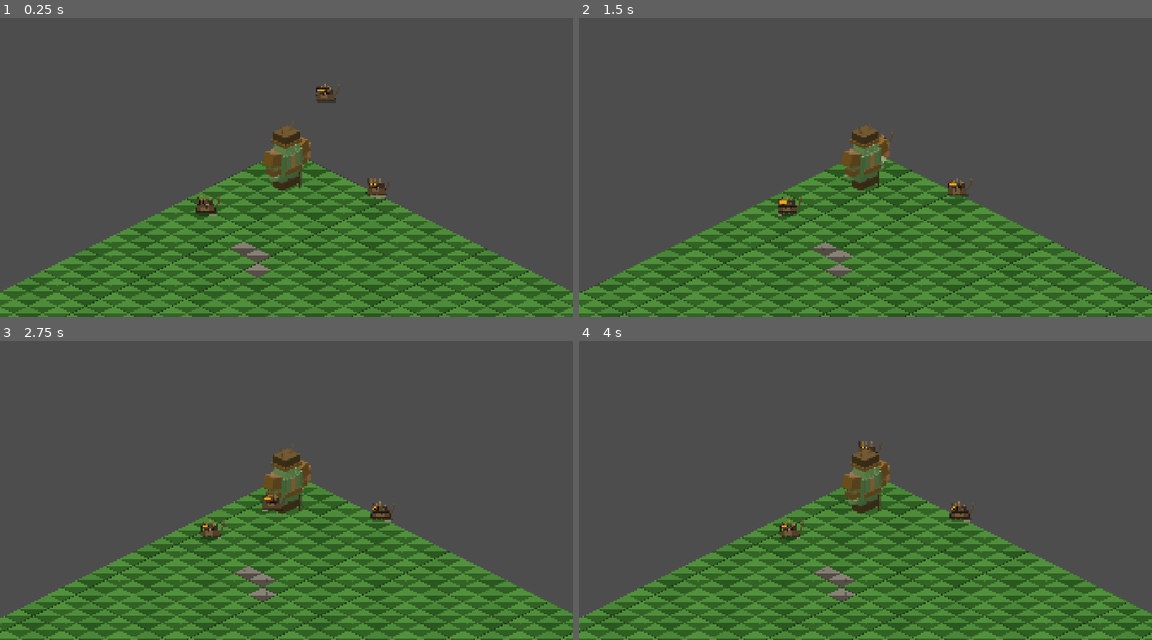
Above: before the commit, frames 1-4 (two rows, left to right).
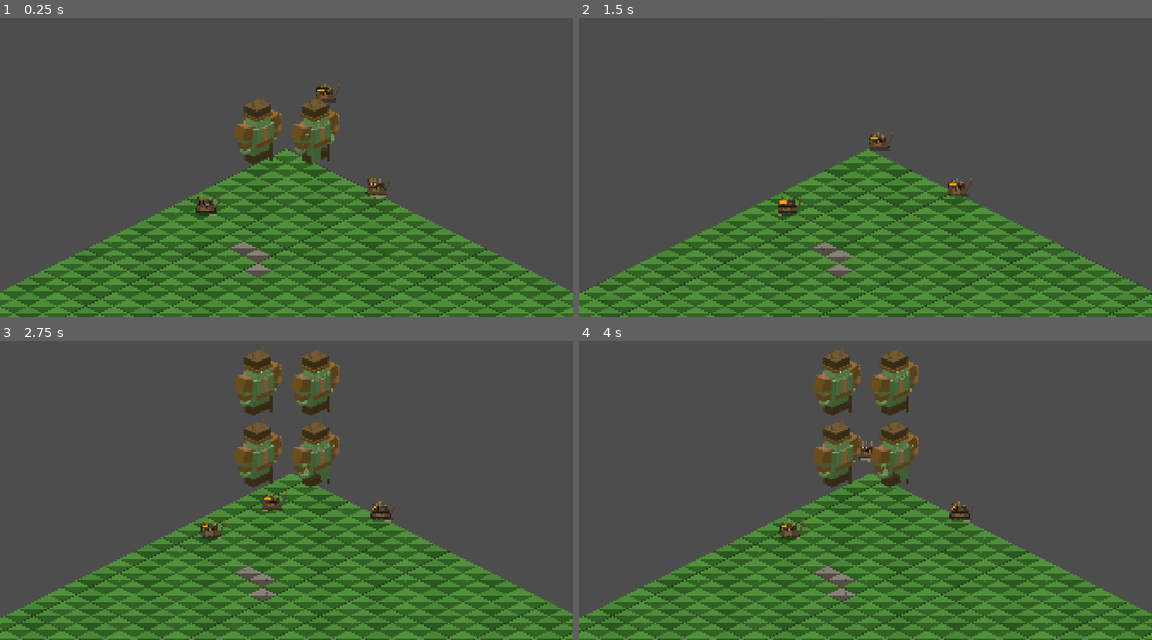
Above: after the commit, the same moments.

Repository: jonvmnielsen/the-waking-world
Game: Godot game, scene res://scenes/world/maps/ashfield.tscn
Two runs of this game, one before a commit and one after it. Both use one fixed random seed, a clock stepped at 60 frames per second and the inputs below.
Inputs (mouse positions are in pixels of both pictures, inside the frame that each line leads up to):
- Up to frame 1 (0.25 s): no input
- Up to frame 2 (1.5 s): move the mouse to (991, 140) at 0.52 s; click (991, 140) at 0.67 s; move the mouse to (750, 173) at 1.27 s; click (750, 173) at 1.42 s
- Up to frame 3 (2.75 s): move the mouse to (343, 406) at 2.02 s; click (343, 406) at 2.17 s
- Up to frame 4 (4 s): move the mouse to (836, 544) at 2.77 s; click (836, 544) at 2.92 s; move the mouse to (1037, 526) at 3.52 s; click (1037, 526) at 3.67 s

The runs differ from the first frame. In frame 1, 3.0% of the frame differs, in the area x 40-60%, y 25-59%; in frame 2, 1.1%; in frame 3, 5.2%; in frame 4, 5.3%, in the area x 40-60%, y 2-59%.

Commit message:
fix+feat: Deaktiver Visuelt øjeblikkeligt + 256×320 sprites + WC3-model
Visuelt-fix:
- hero_sprite_controller sætter visible=false + set_process(false) FØR
  queue_free() — forhindrer orc_visuelt._draw() selv på første frame,
  selv hvis Godot bruger en cachet scene-version med Visuelt-noden

Render-kvalitet (128×160 → 256×320):
- FRAME_W/H opdateret i pipeline, spritesheet-assembler og sprite-controller
- SPRITE_OFFSET justeret til Vector2(-128, -300) — fødder stadig på (0,0)
- ORTHO_SCALE 1.60 → 1.75 for plads til større våben

Blender model — mere karikeret WC3-stil:
- Krop: bredere (0.29→0.34), mere massiv overkrop
- Skuldre: meget større epauletter (0.16→0.20) + dobbelte skulder-spikes
- Hoved: større (0.22→0.27), store glødende øjne, større stødtænder (0.04→0.06)
- Hjelm: større horn (0.05→0.07 radius, 0.20→0.28 længde)
- Øksevåben: massivt øksehoved (0.20→0.30 × 0.22→0.36), longer skaft,
  skærende orange blade stikker markant ud, spids på toppen

Co-Authored-By: Claude Sonnet 4.6 <noreply@anthropic.com>

Diff:
--- a/scripts/core/hero_sprite_controller.gd
+++ b/scripts/core/hero_sprite_controller.gd
@@ -1,15 +1,33 @@
-# Styrer hero AnimatedSprite2D — animation, retning og sprite-indlæsning
-# Fallback: aktiverer orc_visuelt.gd hvis sprites ikke er importeret endnu
+# Styrer AnimatedSprite2D for hero — animation, retning, sprite-indlæsning
+# Ingen dynamisk fallback — procedural grafik (orc_visuelt.gd) bruges IKKE her
 extends AnimatedSprite2D
 
-const SPRITE_PATH := "res://assets/sprites/orc_warrior_spritesheet.png"
-const FRAME_W     := 128
-const FRAME_H     := 160
+const SPRITE_PATH    := "res://assets/sprites/orc_warrior_spritesheet.png"
+const FRAME_W        := 256
+const FRAME_H        := 320
 
-var _sprites_klar: bool   = false
-var _aktiv_anim: String   = ""
+# Fødder sidder ca. ved pixel y=300 i den 320px høje frame (20px bund-padding)
+# Med centered=false og dette offset: fødder lander ved scene (0,0)
+const SPRITE_OFFSET  := Vector2(-128.0, -300.0)
+
+var _sprites_klar: bool = false
+var _aktiv_anim:  String = ""
 
 func _ready() -> void:
+	# Grundlæggende sprite-indstillinger
+	centered = false
+	offset   = SPRITE_OFFSET
+
+	# Deaktiver øjeblikkeligt evt. Visuelt-node (procedural fallback fra ældre scene-version)
+	# visible=false stopper _draw() samme frame — queue_free() alene er udskudt
+	var par := get_parent()
+	if par.has_node("Visuelt"):
+		var v := par.get_node("Visuelt")
+		v.visible = false
+		v.set_process(false)
+		v.set_physics_process(false)
+		v.queue_free()
+
 	_forsøg_indlaes_sprites()
 
 # ---------------------------------------------------------------------------
@@ -17,27 +35,32 @@
 # ---------------------------------------------------------------------------
 func _forsøg_indlaes_sprites() -> void:
 	if not ResourceLoader.exists(SPRITE_PATH):
-		_aktiver_procedural_fallback()
+		push_warning("[HeroSprite] Sprite sheet ikke fundet: " + SPRITE_PATH)
+		push_warning("[HeroSprite] Kør: py tools/run_pipeline.py  (og genåbn Godot)")
+		visible = false
 		return
+
 	var tex := load(SPRITE_PATH) as Texture2D
 	if not tex:
-		_aktiver_procedural_fallback()
+		push_warning("[HeroSprite] Kunne ikke indlæse sprite sheet.")
+		visible = false
 		return
 
 	var sf := SpriteFrames.new()
-	_tilfoej(sf, tex, "idle",    4, 0,  8.0, false)
-	_tilfoej(sf, tex, "walk_s",  8, 1, 12.0, false)
-	_tilfoej(sf, tex, "walk_sw", 8, 2, 12.0, false)
-	_tilfoej(sf, tex, "walk_w",  8, 3, 12.0, false)
-	_tilfoej(sf, tex, "walk_nw", 8, 4, 12.0, false)
-	_tilfoej(sf, tex, "attack",  6, 5, 14.0, false)
-	sprite_frames  = sf
-	_sprites_klar  = true
+	_tilfoej(sf, tex, "idle",    4, 0,  8.0)
+	_tilfoej(sf, tex, "walk_s",  8, 1, 12.0)
+	_tilfoej(sf, tex, "walk_sw", 8, 2, 12.0)
+	_tilfoej(sf, tex, "walk_w",  8, 3, 12.0)
+	_tilfoej(sf, tex, "walk_nw", 8, 4, 12.0)
+	_tilfoej(sf, tex, "attack",  6, 5, 14.0)
+	sprite_frames = sf
+	visible       = true
+	_sprites_klar = true
 	_skift_anim("idle")
-	print("[HeroSprite] Sprites indlæst OK.")
+	print("[HeroSprite] OK — sprites indlæst fra " + SPRITE_PATH)
 
-func _tilfoej(sf: SpriteFrames, tex: Texture2D, navn: String,
-		antal: int, raekke: int, fps: float, _loop: bool) -> void:
+func _tilfoej(sf: SpriteFrames, tex: Texture2D,
+		navn: String, antal: int, raekke: int, fps: float) -> void:
 	sf.add_animation(navn)
 	sf.set_animation_speed(navn, fps)
 	sf.set_animation_loop(navn, true)
@@ -47,82 +70,53 @@
 		a.region = Rect2(i * FRAME_W, raekke * FRAME_H, FRAME_W, FRAME_H)
 		sf.add_frame(navn, a)
 
-func _aktiver_procedural_fallback() -> void:
-	var par := get_parent()
-	if par.has_node("Visuelt"):
-		return
-	var scr := load("res://scripts/utils/orc_visuelt.gd")
-	if not scr:
-		return
-	var node := Node2D.new()
-	node.set_script(scr)
-	node.name = "Visuelt"
-	par.add_child(node)
-	visible = false
-	print("[HeroSprite] Procedural fallback aktiv (kør Blender-pipeline for sprites).")
-
 # ---------------------------------------------------------------------------
-# Animations-opdatering — kaldes hvert frame fra hero_controller
+# Animations-opdatering — kaldes hvert frame fra hero_controller._process()
 # ---------------------------------------------------------------------------
 func opdater_animation(bevaeges: bool, angriber: bool, vel: Vector2) -> void:
+	if not _sprites_klar:
+		return
 	if angriber:
 		_skift_anim("attack")
 		return
-
 	if bevaeges and vel.length_squared() > 100.0:
-		var anim := _vel_til_anim(vel)
-		_skift_anim(anim)
+		_skift_anim(_vel_til_anim(vel))
 	else:
 		flip_h = false
 		_skift_anim("idle")
 
 # ---------------------------------------------------------------------------
-# Isometrisk retnings-mapping
+# Retnings-mapping: velocity → animations-navn + flip
 #
-# Kameraet sidder i SW (225°), ser mod NE.
-# Det betyder at verdensrummet mapper til skærmen sådan:
-#   Verden +Y (ned)  → skærm nedad-højre   → "S"  (mod viewer)
-#   Verden -X (v)    → skærm nedad-venstre → "SW"
-#   Verden -Y (op)   → skærm opad-venstre  → "W"
-#   Verden +X (h)    → skærm opad-højre    → "NW"
-#
-# De 4 modsatte retninger (N, SE, E, NE) spejles med flip_h = true.
+# Kamera sidder SW (225° azimut), ser mod NE.
+# Isometrisk mapping fra Godot-verdensretning til sprite-retning:
+#   Sektor (Godot-vinkel)    Visuelt    Sprite    flip_h
+#   0°  Højre (+X)           NE         walk_nw   true
+#   45° Ned-højre (+X+Y)     SE         walk_sw   true
+#   90° Ned (+Y)             S          walk_s    false
+#   135° Ned-venstre (-X+Y)  SW         walk_sw   false
+#   180° Venstre (-X)        W          walk_w    false
+#   225° Op-venstre (-X-Y)   NW         walk_nw   false
+#   270° Op (-Y)             N          walk_w    true
+#   315° Op-højre (+X-Y)     NE→W spejl walk_s    true
 # ---------------------------------------------------------------------------
 func _vel_til_anim(vel: Vector2) -> String:
-	# Vinkel 0° = højre (+X), 90° = ned (+Y), stiger med uret
 	var deg := fmod(rad_to_deg(vel.angle()) + 360.0, 360.0)
+	var sek := int((deg + 22.5) / 45.0) % 8
 	flip_h = false
-
-	# Del cirklen i 8 sektorer à 45°, startende ved 22.5°
-	var sektor := int((deg + 22.5) / 45.0) % 8
-
-	match sektor:
-		0: # Højre (E) → spejl af "S"
-			flip_h = true
-			return "walk_s"
-		1: # Ned-højre (SE) → spejl af "SW"
-			flip_h = true
-			return "walk_sw"
-		2: # Ned (S) → "SW" (venstre-kamera-side)
-			return "walk_sw"
-		3: # Ned-venstre (SW) → "S" (mod kamera)
-			return "walk_s"
-		4: # Venstre (W) → spejl af "S" bagfra → brug "NW"
-			return "walk_nw"
-		5: # Op-venstre (NW) → "W"
-			return "walk_w"
-		6: # Op (N) → spejl af "W"
-			flip_h = true
-			return "walk_w"
-		7: # Op-højre (NE) → spejl af "NW"
-			flip_h = true
-			return "walk_nw"
+	match sek:
+		0: flip_h = true;  return "walk_nw"   # Højre (E)
+		1: flip_h = true;  return "walk_sw"   # Ned-højre (SE)
+		2:                 return "walk_s"    # Ned (S) — mod kamera
+		3:                 return "walk_sw"   # Ned-venstre (SW)
+		4:                 return "walk_w"    # Venstre (W)
+		5:                 return "walk_nw"   # Op-venstre (NW)
+		6: flip_h = true;  return "walk_w"    # Op (N)
+		7: flip_h = true;  return "walk_s"    # Op-højre (NE)
 	return "walk_s"
 
 func _skift_anim(navn: String) -> void:
-	if not _sprites_klar:
-		return
-	if navn == _aktiv_anim:
+	if not _sprites_klar or navn == _aktiv_anim:
 		return
 	if sprite_frames and sprite_frames.has_animation(navn):
 		_aktiv_anim = navn
Not shown, changed: tools/blender/orc_warrior_pipeline.py
Not shown, changed: tools/build_spritesheet.py
